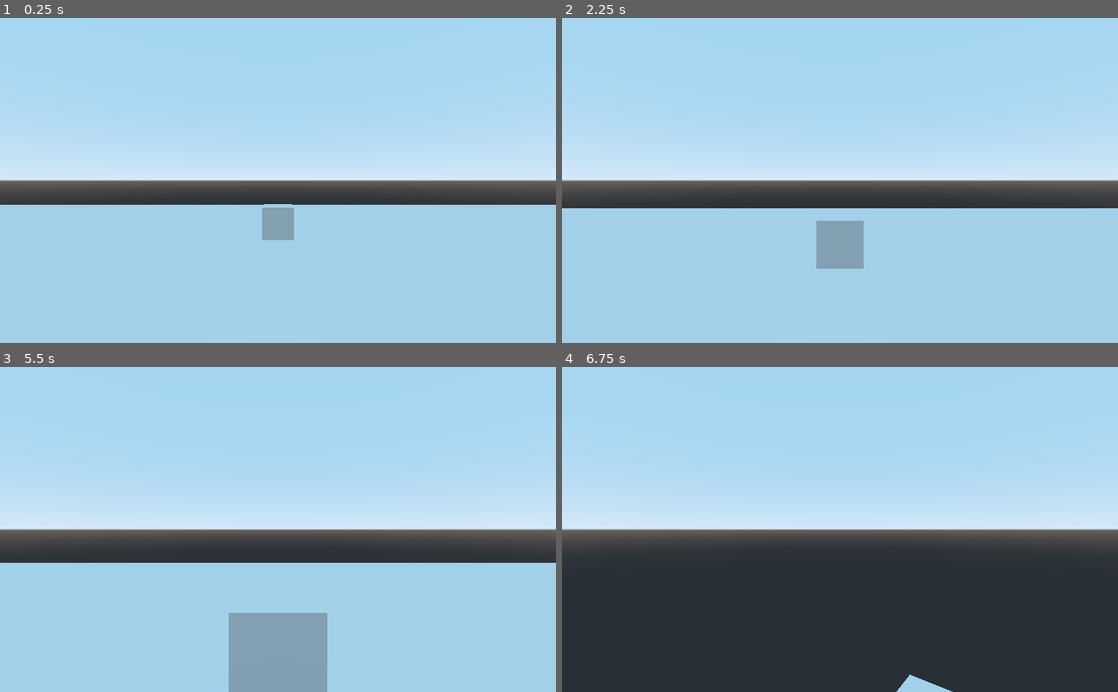
Above: before the commit, frames 1-4 (two rows, left to right).
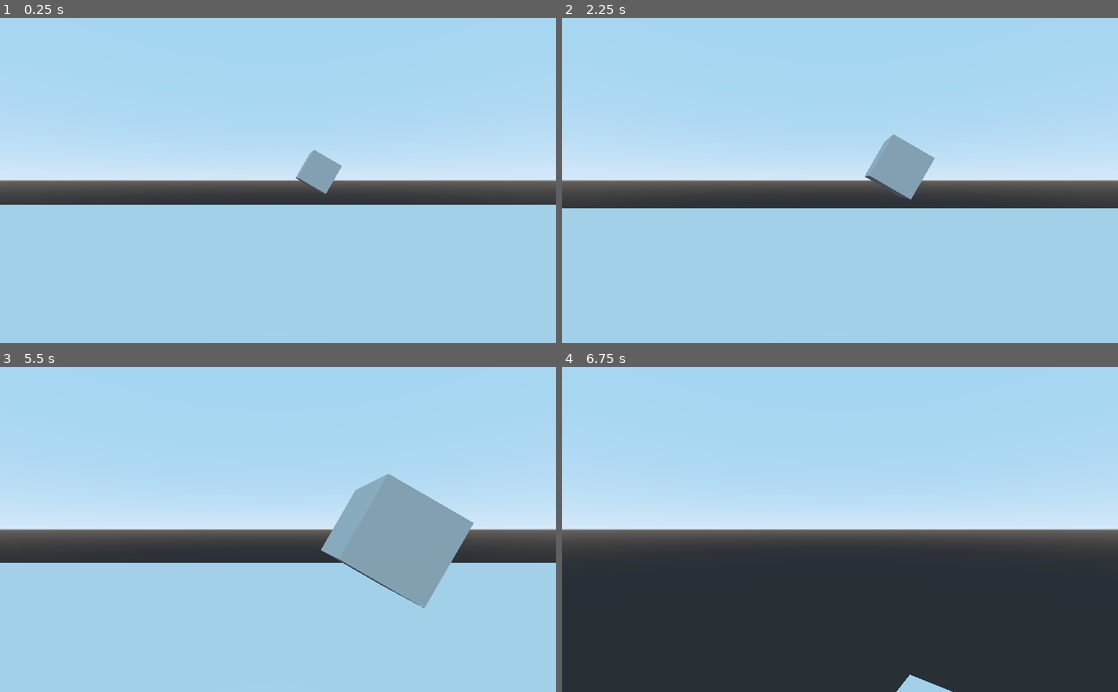
Above: after the commit, the same moments.

Repository: lateralyst/lsd_dating_sim
Game: Godot game, scene res://scenes/World.tscn
Two runs of this game, one before a commit and one after it. Both use one fixed random seed, a clock stepped at 60 frames per second and the inputs below.
Inputs (mouse positions are in pixels of both pictures, inside the frame that each line leads up to):
- Up to frame 1 (0.25 s): no input
- Up to frame 2 (2.25 s): move the mouse to (867, 180) at 0.52 s; hold W (forward) from 0.53 s (still down); tap Space (jump) at 0.77, 1.52 s; tap Enter at 1.25 s; move the mouse to (812, 180) at 1.27 s; tap R (restart) at 2 s; move the mouse to (851, 174) at 2.02 s
- Up to frame 3 (5.5 s): keep holding W (forward); move the mouse to (272, 536) at 2.77 s; tap Space (jump) at 3.02, 3.77, 4.52 s; tap R (restart) at 3.5, 4.25, 5 s; move the mouse to (316, 532) at 3.52 s; move the mouse to (233, 526) at 4.27 s; move the mouse to (283, 529) at 5.02 s
- Up to frame 4 (6.75 s): move the mouse to (817, 523) at 5.77 s; release W (forward) at 5.78 s; hold D (right) 5.78-6.53 s; tap Space (jump) at 6.02 s; move the mouse to (867, 529) at 6.52 s; hold W (forward) from 6.53 s (still down)

The runs differ from the first frame. In frame 1, 1.2% of the frame differs, in the area x 47-62%, y 40-69%; in frame 2, 2.7%; in frame 3, 11%, in the area x 41-86%, y 32-100%; in frame 4, nothing differs.

Commit message:
box hell

Diff:
--- a/scenes/World.tscn
+++ b/scenes/World.tscn
@@ -6,6 +6,8 @@
 [sub_resource type="BoxShape" id=1]
 
 [sub_resource type="PlaneMesh" id=2]
+
+[sub_resource type="BoxShape" id=4]
 
 [sub_resource type="CubeMesh" id=3]
 
@@ -24,7 +26,14 @@
 
 [node name="Player" parent="." instance=ExtResource( 2 )]
 
-[node name="Box" type="MeshInstance" parent="."]
-transform = Transform( 1, 0, 0, 0, 1, 0, 0, 0, 1, 15.368, 1.03413, 0 )
+[node name="RigidBody" type="RigidBody" parent="."]
+transform = Transform( 1, 0, 0, 0, 0.5, -0.866025, 0, 0.866025, 0.5, 0, 3, 0 )
+
+[node name="CollisionShape" type="CollisionShape" parent="RigidBody"]
+transform = Transform( 1, 0, 0, 0, 0.5, -0.866025, 0, 0.866025, 0.5, 15.368, 3, 0 )
+shape = SubResource( 4 )
+
+[node name="Box" type="MeshInstance" parent="RigidBody"]
+transform = Transform( 1, 0, 0, 0, 0.5, -0.866025, 0, 0.866025, 0.5, 15.368, 3, 0 )
 mesh = SubResource( 3 )
 material/0 = null
Not shown: 1 places in scenes/World.tscn that only renumber resources
